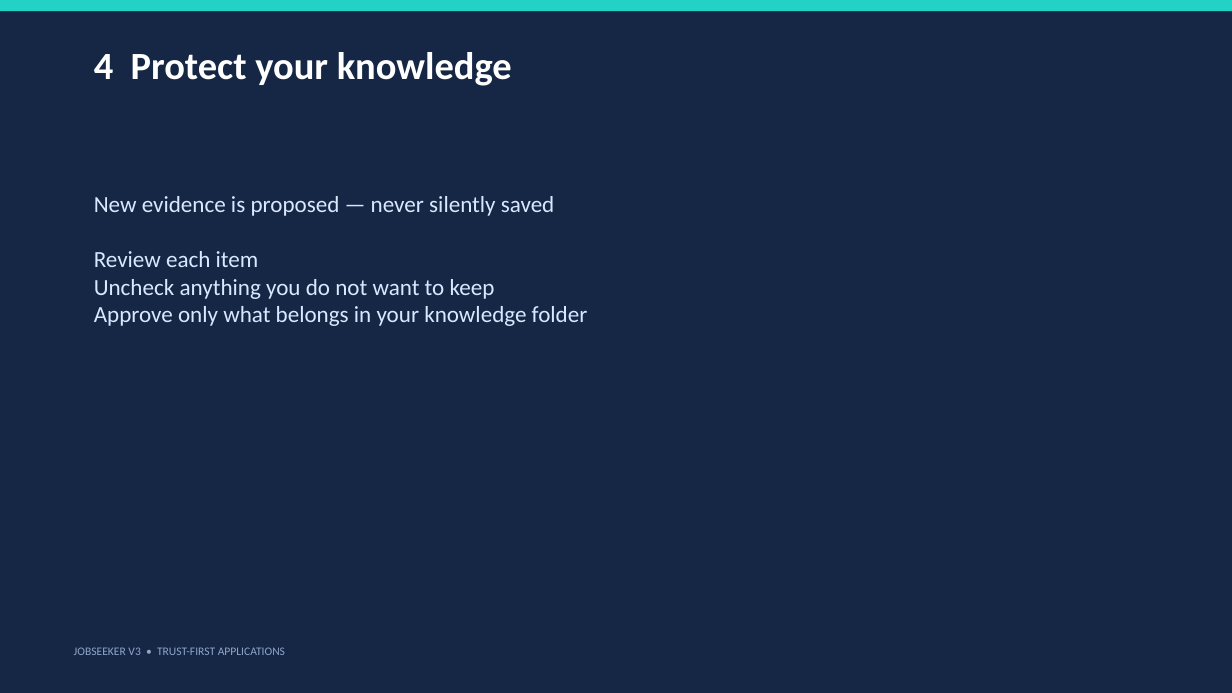
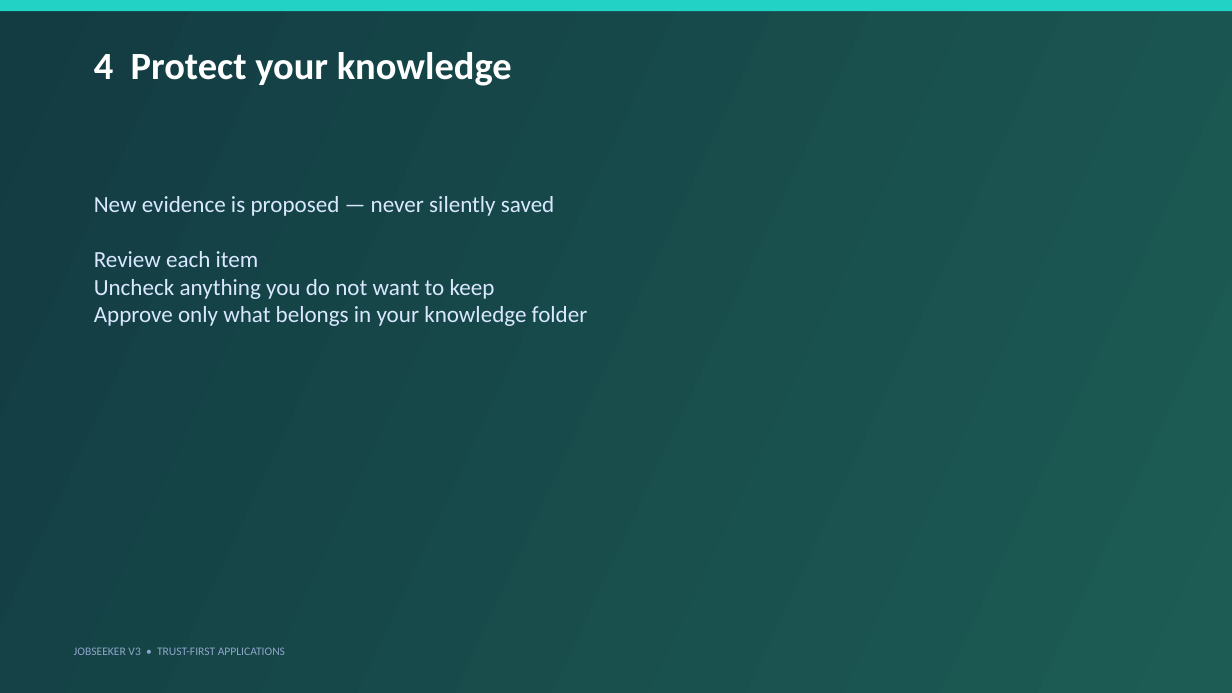
Before and after one commit to japperJ/jobseekerv3, a slide deck: slide 6 of slides/jobseeker-v3-intro.pptx. Drawn at 1232x693 pixels with LibreOffice and Linux fonts; fonts in the diff are those of the drawing. Boxes give left, top, right and bottom in pixels: in the first picture for what was removed or moved away, otherwise in the second. Text is boxed around its words. In the diff, an @@ line names an element or a change of style, - is before the commit and + after.

```diff
--- a/slides/jobseeker-v3-intro.pptx
+++ b/slides/jobseeker-v3-intro.pptx
@@ background #162746 to gradient #123B42 to #1D5C55 @@
```
Also in this commit, not shown: 8 other slides changed, 1 slide added.
